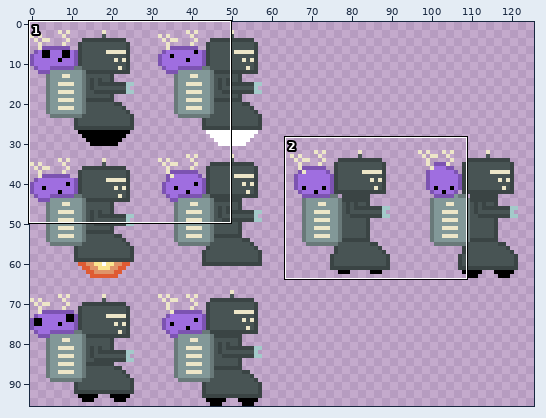
Sprite sheet -- assets/images/characters/robot-jump.png. The picture above shows the old version from afar; the outline marks the close-up.
Close-up. First the earlier version:
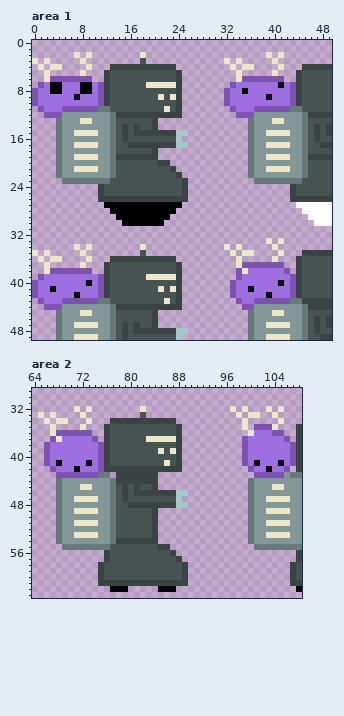
The file is 128x96 pixels. Colours within 5 levels of each other are drawn and written as one. Shown: area 1: x 0..49, y 0..49; area 2: x 64..108, y 29..63. The wide view leaves out empty margins. The commit also changed other parts of the picture, which this record leaves out.
The same view after the edit:
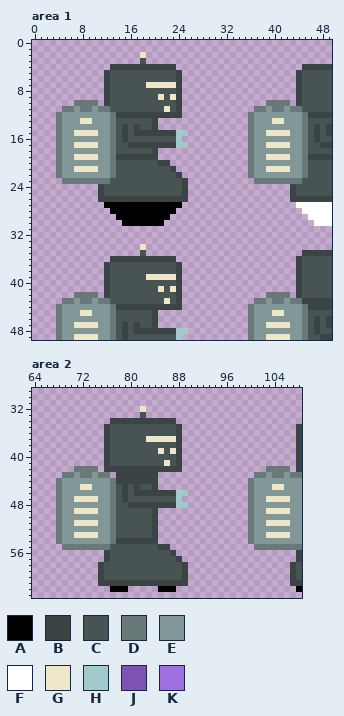
Palette (. is transparent): A #000000  B #3a4444  C #485454  D #697979  E #829898  F #ffffff  G #ede6c8  H #a3caca  J #7c53b1  K #9f6ee0
What changed:
Area 1:
Colour D replaces colour A in row 42 at x 7 and 39.
Colour D replaces colour J in row 11 at x 5 to 6, 8 to 9, 37 to 38 and 40 to 41; in row 12 at x 4 and 36; in row 43 at x 5 to 6, 8 to 9, 37 to 38 and 40 to 41; in row 44 at x 4 and 36.
Colour D replaces colour K in row 10 at x 7 to 10 and 39 to 42; in row 42 at x 8 to 10 and 40 to 42.
Colour E replaces colour J in row 11 at x 7, 10, 39 and 42; in row 43 at x 7, 10, 39 and 42.
Colour A is removed in row 7 at x 3 to 4, 8 to 9 and 41; in row 8 at x 3 to 4, 8 to 9 and 35; in row 9 at x 7 and 39; in row 40 at x 9 and 41; in row 41 at x 3 and 36.
Colour G is removed in row 2 at x 7, 9, 39 and 41; in row 3 at x 0, 2, 8, 32, 34 and 40; in row 4 at x 1, 3 to 4, 9, 33, 35 to 36 and 41; in row 5 at x 2, 8, 34 and 40; in row 6 at x 2 and 34; in row 33 at x 39 and 41.
Colour G is removed in row 34 at x 7, 9, 32, 34 and 40; in row 35 at x 0, 2, 8, 33, 35 to 36 and 41; in row 36 at x 1, 3 to 4, 9, 34 and 40; in row 37 at x 2, 8 and 34; in row 38 at x 2 and 35.
Colour J is removed in row 6 at x 3 to 9 and 35 to 41; in row 7 at x 1, 11, 33 and 43; in rows 8 to 10 at x 0, 11, 32 and 43; in row 11 at x 1 and 33; in row 12 at x 2 to 3 and 34 to 35; in row 37 at x 35 to 41.
Colour J is removed in row 38 at x 3 to 9, 34 and 42; in row 39 at x 1, 11, 34 and 43; in rows 40 to 42 at x 0, 11, 33 and 43; in row 43 at x 1 and 34; in row 44 at x 2 to 3 and 35.
Colour K is removed in row 7 at x 2, 5 to 7, 10, 34 to 40 and 42; in row 8 at x 1 to 2, 5 to 7, 10, 33 to 34 and 36 to 42; in row 9 at x 1 to 6, 8 to 10, 33 to 38 and 40 to 42; in row 10 at x 1 to 6 and 33 to 38; in row 11 at x 2 to 4 and 34 to 36; in row 38 at x 36 to 41.
Colour K is removed in row 39 at x 2 to 10 and 35 to 42; in row 40 at x 1 to 8, 10, 34 to 40 and 42; in row 41 at x 1 to 2, 4 to 10, 34 to 35 and 37 to 42; in row 42 at x 1 to 6 and 34 to 38; in row 43 at x 2 to 4 and 35 to 36.
Area 2:
Colour D replaces colour A in row 42 at x 71 and 103.
Colour D replaces colour J in row 42 at x 106; in row 43 at x 69 to 70, 72 to 73, 101 to 102 and 104 to 105.
Colour D replaces colour K in row 42 at x 72 to 74 and 104 to 105.
Colour E replaces colour J in row 43 at x 71, 74 and 103.
Colour A is removed in row 41 at x 68, 73, 101 and 105.
Colour G is removed in row 32 at x 71, 73, 97, 99, 103 and 105; in row 33 at x 65, 67, 72, 98, 100 to 101 and 104; in row 34 at x 66, 68 to 69, 73, 99 and 105; in row 35 at x 67, 72, 99 and 104; in row 36 at x 67 and 100; in row 37 at x 68.
Colour J is removed in row 35 at x 101 to 103; in row 36 at x 68 to 73 and 104 to 105; in row 37 at x 67, 74, 99 and 106; in rows 38 to 41 at x 66, 75, 99 and 107; in row 42 at x 67, 75 and 100; in row 43 at x 68.
Colour K is removed in row 36 at x 101 to 103; in row 37 at x 69 to 73 and 100 to 105; in rows 38 to 40 at x 67 to 74 and 100 to 106; in row 41 at x 67, 69 to 72, 74, 100, 102 to 104 and 106; in row 42 at x 68 to 70 and 101 to 102.
Pixel boxes of the changes (left, top, right, bottom) in both close-ups:
changed: (32, 52, 104, 118)
changed: (224, 52, 296, 118)
changed: (224, 238, 296, 310)
changed: (32, 244, 104, 310)
changed: (38, 406, 104, 478)
changed: (230, 406, 296, 478)
